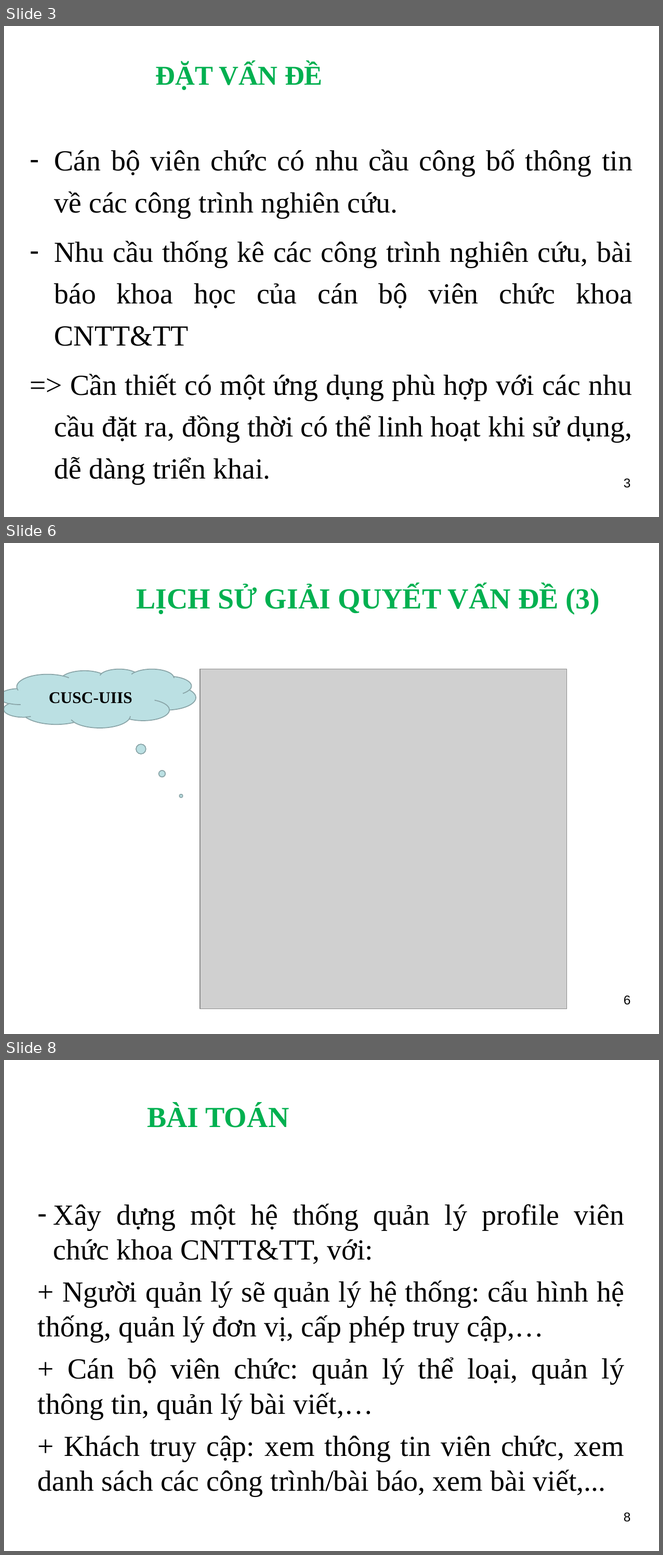
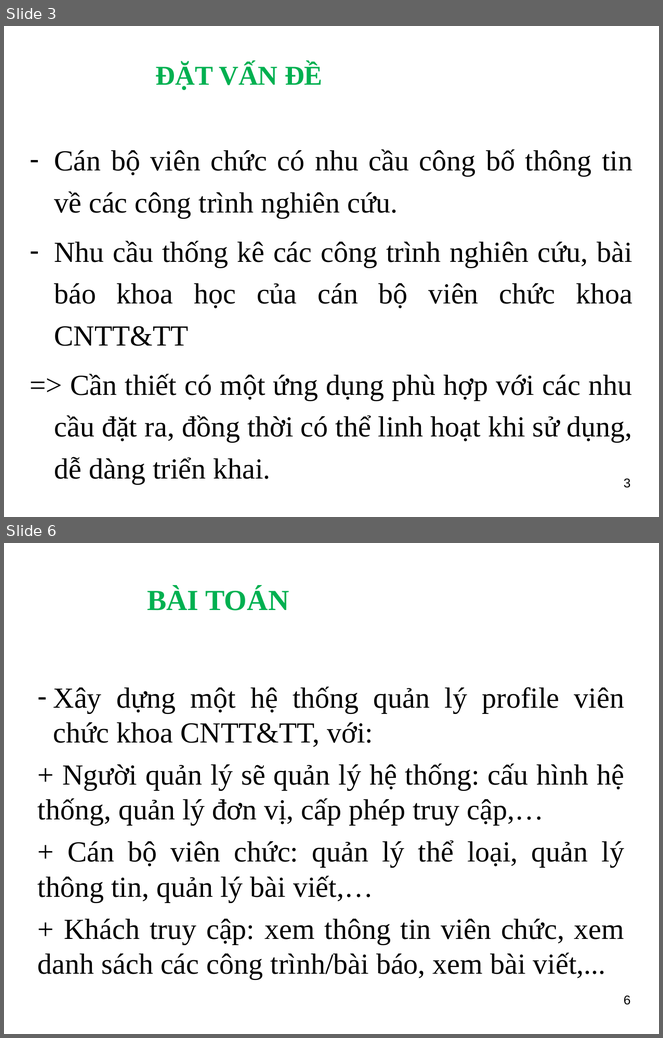
Before and after one commit to ngthuc/graduation-thesis, a slide deck: DOCUMENTS/documentations/Slide_HethongQuanlyProfileVienchucKhoaCNTT-TT_LeNguyenThucB1400731.ppt. Shown one above the other, each under a label of ours: slides 3, 6 and 8 before the commit, slides 3 and 6 after it; the slides between them are not shown. The pictures are 663x1555 and 663x1038 pixels, drawn with LibreOffice and Linux fonts; fonts in the diff are those of the drawing; grey boxes stand for pictures; background and template pictures are left out. Boxes give left, top, right and bottom in pixels: in the first picture for what was removed or moved away, otherwise in the second. Text is boxed around its words. In the diff, an @@ line names an element or a change of style, - is before the commit and + after.

```diff
--- a/DOCUMENTS/documentations/Slide_HethongQuanlyProfileVienchucKhoaCNTT-TT_LeNguyenThucB1400731.ppt
+++ b/DOCUMENTS/documentations/Slide_HethongQuanlyProfileVienchucKhoaCNTT-TT_LeNguyenThucB1400731.ppt
@@ slide 6 removed at (x1=4, y1=543, x2=659, y2=1034), background picture (left out) @@
@@ title removed at (x1=136, y1=586, x2=600, y2=614) @@
-LỊCH SỬ GIẢI QUYẾT VẤN ĐỀ (3)
@@ thought cloud removed at (x1=4, y1=669, x2=196, y2=728) @@
-CUSC-UIIS
@@ picture removed at (x1=200, y1=669, x2=567, y2=1009) @@
@@ page number removed at (x1=624, y1=996, x2=631, y2=1005) @@
-6
@@ what was slide 8 is now slide 6 @@
@@ page number at (x1=624, y1=996, x2=631, y2=1005): text changed @@
-8
+6
```
Also in this commit, not shown: 2 slides changed, 3 slides added, 5 other slides removed, 3 other files.
